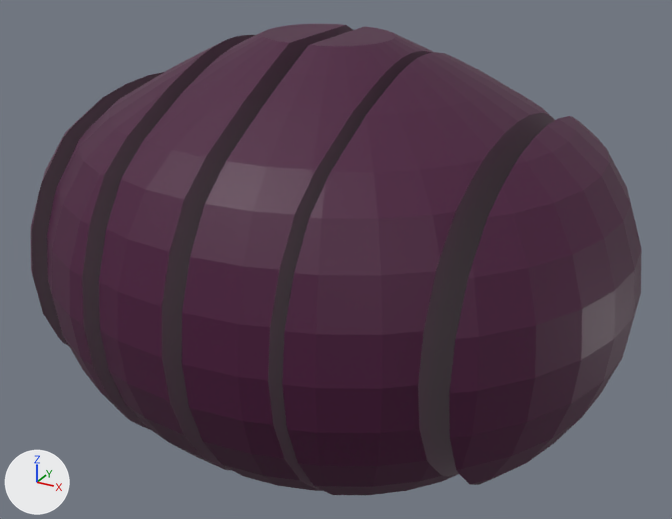
The glTF model Objects/Onion/onion_cut.glb: old version first, new version second.
Before and after are seen from a 50 mm camera at (0.0977, -0.1726, 0.0843) aimed at (0.0027, 0.0, -0.002). The lights are fixed; the arrows at lower left show +X, +Y and +Z. The older version comes first. Vertices at exactly the same position are counted once.

The scene before the commit, as lines of its bpy script (objects in view):
```python
ob_onion_cut_1_rigid = bpy.data.objects.new('onion-cut-1-rigid', me_sphere_001)
ob_onion_cut_1_rigid.location = (0.0, 0.0, 0.0)
ob_onion_cut_2_rigid = bpy.data.objects.new('onion-cut-2-rigid', me_sphere_002)
ob_onion_cut_2_rigid.location = (0.0, 0.0, 0.0)
ob_onion_cut_3_rigid = bpy.data.objects.new('onion-cut-3-rigid', me_sphere_003)
ob_onion_cut_3_rigid.location = (0.0, 0.0, 0.0)
ob_onion_cut_4_rigid = bpy.data.objects.new('onion-cut-4-rigid', me_sphere_004)
ob_onion_cut_4_rigid.location = (0.0, 0.0, 0.0)
ob_onion_cut_5_rigid = bpy.data.objects.new('onion-cut-5-rigid', me_sphere_005)
ob_onion_cut_5_rigid.location = (0.0, 0.0, 0.0)
ob_onion_cut_6_rigid = bpy.data.objects.new('onion-cut-6-rigid', me_sphere_006)
ob_onion_cut_6_rigid.location = (0.0, 0.0, 0.0)
```
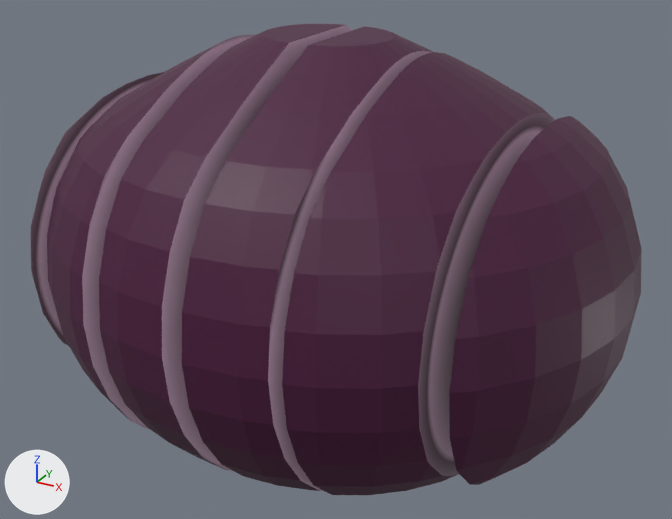
The change, as a list of edits to the scene's bpy script:
```text
Add img_onion_inside_baked:
    img_onion_inside_baked = load_image('onion-inside-baked', '_unpacked/onion-inside-baked', 1024, 1024, 'sRGB')
Add mat_onion_inside:
    mat_onion_inside = principled_material('onion-inside')
    mat_onion_inside.texture = img_onion_inside_baked
Change me_sphere_002:
    where me_sphere_002.from_pydata(...)  # 95 vertices, 186 faces; spans x -0.0681..-0.0484, y -0.0433..0.0433, z -0.0374..0.0352
    used by ob_onion_cut_2_rigid; location = (0.0, 0.0, 0.0)
    me_sphere_002 part 1: all 32 faces centred in x -0.0484, y -0.0423..0.0423, z -0.0367..0.0349 switch from mat_onion_001 (dark purple #480d39) to mat_onion_inside (picture img_onion_inside_baked)
Change me_sphere_003:
    where me_sphere_003.from_pydata(...)  # 168 vertices, 332 faces; spans x -0.044..-0.0228, y -0.0552..0.0552, z -0.0476..0.0465
    used by ob_onion_cut_3_rigid; location = (0.0, 0.0, 0.0)
    me_sphere_003 part 2: 49 of the faces centred in x -0.0228, y -0.0533..0.0533, z -0.0475..0.0464 switch from mat_onion_001 (dark purple #480d39) to mat_onion_inside (picture img_onion_inside_baked)
    me_sphere_003 part 3: 1 of the faces centred in x -0.0228, y -0.0018, z -0.0014 switch from mat_onion_001 (dark purple #480d39) to mat_onion_inside (picture img_onion_inside_baked)
    me_sphere_003 part 4: texture (UV) coordinates of 332 of 332 faces, centred in x -0.044..-0.0228, y -0.0543..0.0543, z -0.0475..0.0464, changed; they spanned u 0.0..1.0, v 0.1..0.84 and now span u 0.08..0.9, v 0.15..0.85
Change me_sphere_004:
    where me_sphere_004.from_pydata(...)  # 179 vertices, 354 faces; spans x -0.0186..-0.0013, y -0.0582..0.0582, z -0.0494..0.0491
    used by ob_onion_cut_4_rigid; location = (0.0, 0.0, 0.0)
    me_sphere_004 part 5: 354 kept faces spanning x -0.0186..-0.0013, y -0.0582..0.0582, z -0.0494..0.0491 get new texture (UV) coordinates
    me_sphere_004 part 6: 80 faces spanning x -0.0186..-0.0013, y -0.0582..0.0582, z -0.0494..0.0491 switch from mat_onion_001 (dark purple #480d39) to mat_onion_inside (picture img_onion_inside_baked)
Change me_sphere_005:
    where me_sphere_005.from_pydata(...)  # 173 vertices, 342 faces; spans x 0.0032..0.0198, y -0.0582..0.0582, z -0.0494..0.0491
    used by ob_onion_cut_5_rigid; location = (0.0, 0.0, 0.0)
    me_sphere_005 part 7: 342 kept faces spanning x 0.0032..0.0198, y -0.0582..0.0582, z -0.0494..0.0491 get new texture (UV) coordinates
    me_sphere_005 part 8: 78 faces spanning x 0.0032..0.0198, y -0.0582..0.0582, z -0.0494..0.0491 switch from mat_onion_001 (dark purple #480d39) to mat_onion_inside (picture img_onion_inside_baked)
Change me_sphere_006:
    where me_sphere_006.from_pydata(...)  # 164 vertices, 324 faces; spans x 0.0226..0.0433, y -0.0555..0.0555, z -0.0477..0.0469
    used by ob_onion_cut_6_rigid; location = (0.0, 0.0, 0.0)
    me_sphere_006 part 9: 33 of the faces centred in x 0.0433, y -0.042..0.042, z -0.038..0.0357 switch from mat_onion_001 (dark purple #480d39) to mat_onion_inside (picture img_onion_inside_baked)
    me_sphere_006 part 10: 1 of the faces centred in x 0.0433, y -0.0044, z -0.0062 switch from mat_onion_001 (dark purple #480d39) to mat_onion_inside (picture img_onion_inside_baked)
    me_sphere_006 part 11: texture (UV) coordinates of 324 of 324 faces, centred in x 0.0226..0.0433, y -0.0547..0.0547, z -0.0476..0.0468, changed; they spanned u 0.3..0.7, v 0.1..0.84 and now span u 0.15..0.85, v 0.19..0.79
```

Boxes [x1, y1, x2, y2] around the edits, measured in the pictures (672 x 519 px):
part 1 of me_sphere_002, recoloured: [32, 77, 153, 336] in both
part 2 of me_sphere_003, recoloured: [82, 35, 255, 430] in both
part 3 of me_sphere_003, recoloured: [110, 36, 245, 398] in both
part 4 of me_sphere_003, surface changed: [47, 35, 255, 430] in both
part 5 of me_sphere_004, surface changed: [99, 24, 353, 471] in both
part 6 of me_sphere_004, recoloured: [162, 25, 353, 471] in both
part 7 of me_sphere_005, surface changed: [182, 29, 433, 491] in both
part 8 of me_sphere_005, recoloured: [268, 51, 433, 491] in both
part 9 of me_sphere_006, recoloured (lighter): [418, 113, 555, 476] in both
part 10 of me_sphere_006, recoloured (lighter): [419, 322, 459, 421] in both
part 11 of me_sphere_006, surface changed: [282, 53, 555, 491] in both
